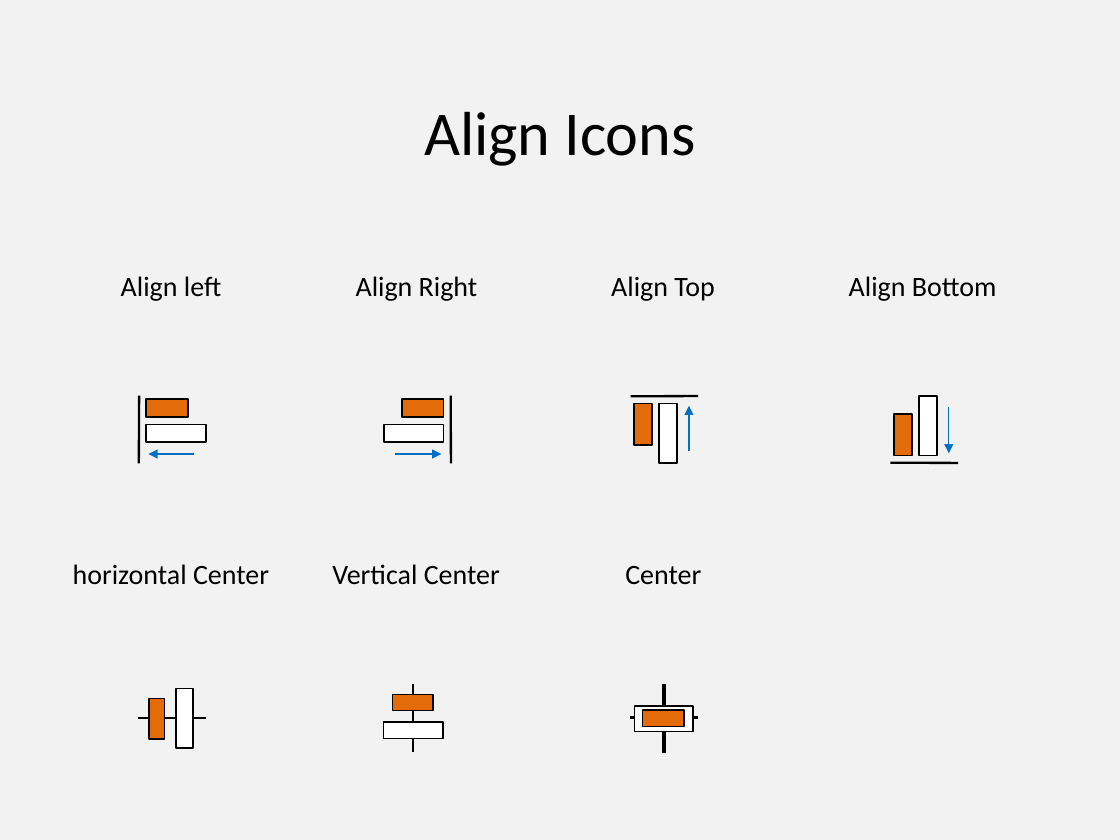
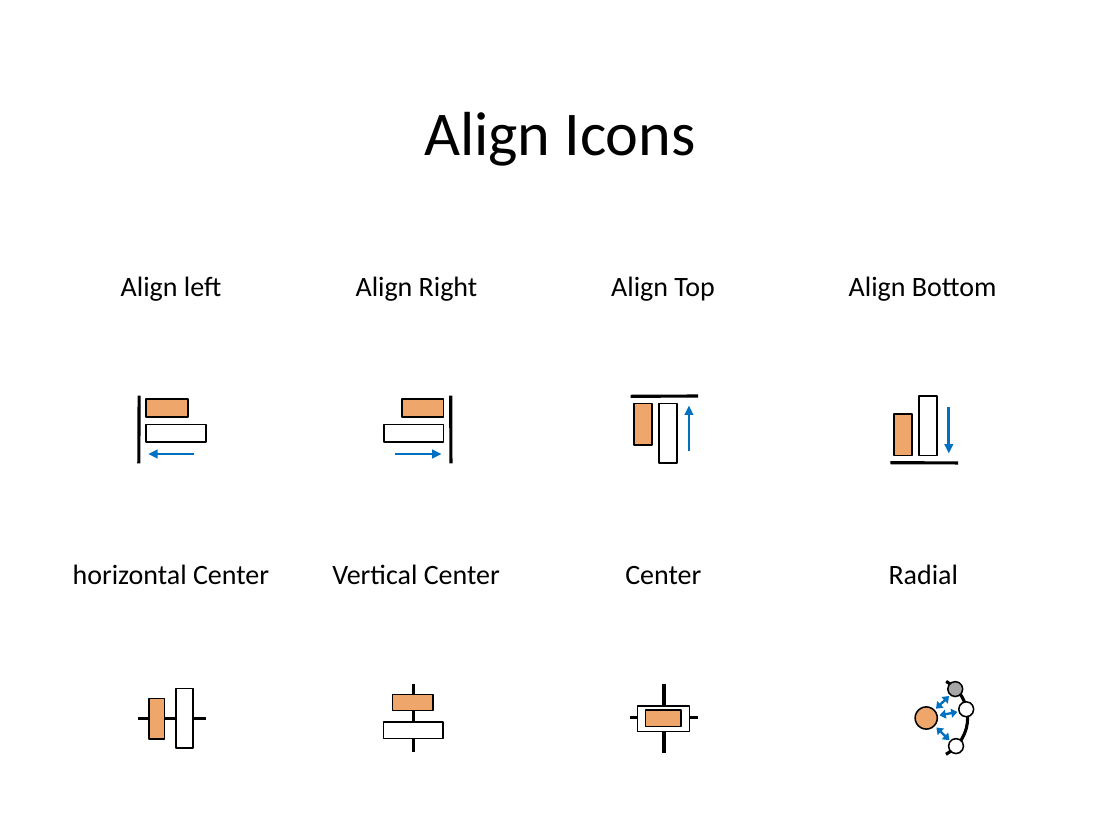
Before and after one commit to PowerPointLabs/PowerPointLabs, a slide deck: slide 2 of doc/Icons-PositionsLab.pptx. Drawn at 1120x840 pixels with LibreOffice and Linux fonts; fonts in the diff are those of the drawing. Boxes give left, top, right and bottom in pixels: in the first picture for what was removed or moved away, otherwise in the second. Text is boxed around its words. In the diff, an @@ line names an element or a change of style, - is before the commit and + after.

```diff
--- a/doc/Icons-PositionsLab.pptx
+++ b/doc/Icons-PositionsLab.pptx
@@ background #F2F2F2 to #FFFFFF @@
@@ text added at (x1=889, y1=564, x2=959, y2=585), 18 pt, text #000000 @@
+Radial
@@ line (413, 684) - (413, 753): stroke #000000 1.5 pt to #000000 2 pt @@
@@ line (139, 718) - (206, 718): stroke #000000 1.5 pt to #000000 2 pt @@
@@ fill #E46B09 to #EFA66B in 7 elements at (x1=146, y1=399, x2=187, y2=417), (x1=402, y1=399, x2=444, y2=417), (x1=633, y1=404, x2=651, y2=445), (x1=894, y1=414, x2=912, y2=455), (x1=149, y1=699, x2=165, y2=739), (x1=392, y1=694, x2=432, y2=710), (x1=646, y1=710, x2=682, y2=727) @@
@@ group added at (x1=885, y1=676, x2=973, y2=759): 4 ellipses, 3 double arrows, 1 arc (boxed as its full ellipse) @@
```
Also in this commit, not shown: 5 other slides changed, 1 slide added, 4 other files.
